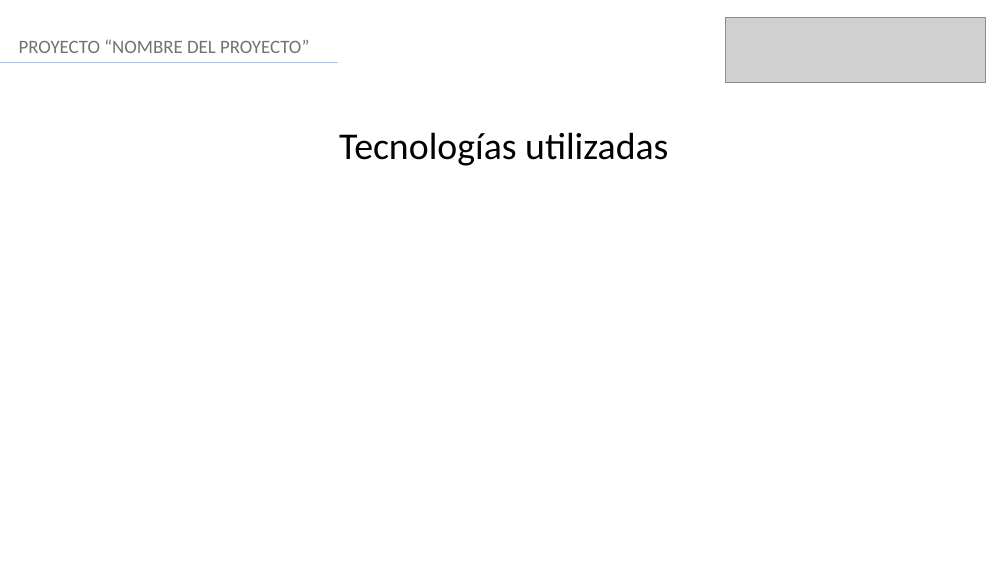
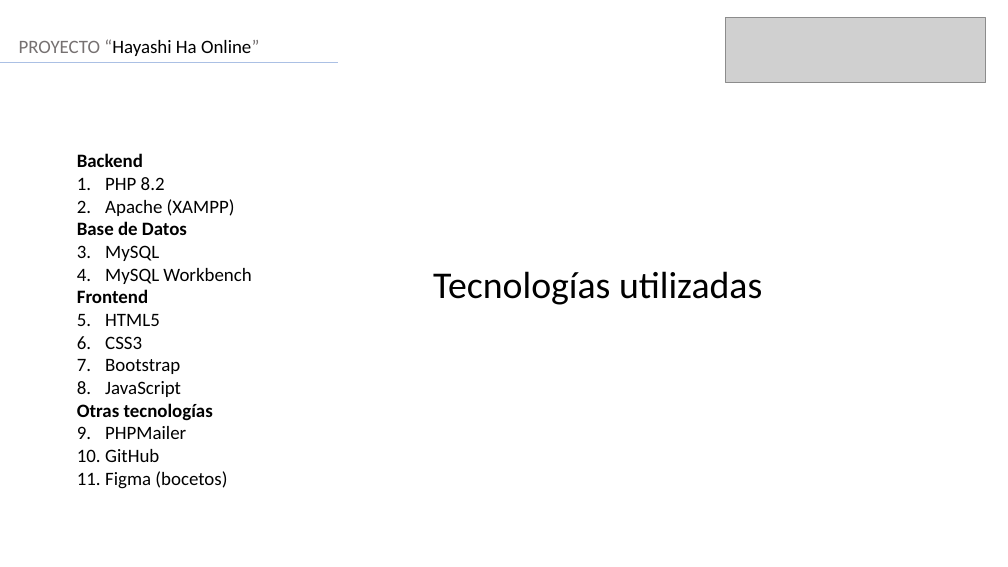
Before and after one commit to Ceidima/2025_PO_Capstone_708D_Grupo_6, a slide deck: slide 10 of Fase 3/Evidencias Proyecto/Formato Presentación final.pptx. Drawn at 1008x567 pixels with LibreOffice and Linux fonts; fonts in the diff are those of the drawing; grey boxes stand for pictures. Boxes give left, top, right and bottom in pixels: in the first picture for what was removed or moved away, otherwise in the second. Text is boxed around its words. In the diff, an @@ line names an element or a change of style, - is before the commit and + after.

```diff
--- a/Fase 3/Evidencias Proyecto/Formato Presentación final.pptx
+++ b/Fase 3/Evidencias Proyecto/Formato Presentación final.pptx
@@ text at box(19, 39, 259, 56): text changed; text colour #767171 to #000000 @@
-PROYECTO “NOMBRE DEL PROYECTO”
+PROYECTO “Hayashi Ha Online”
@@ text added at box(77, 153, 251, 489), 18 pt, text #000000 @@
+Backend
+1. PHP 8.2
+2. Apache (XAMPP)
+Base de Datos
+1. MySQL
+2. MySQL Workbench
+Frontend
+1. HTML5
+2. CSS3
+3. Bootstrap
+4. JavaScript
+Otras tecnologías
+1. PHPMailer
+2. GitHub
+3. Figma (bocetos)
@@ text "Tecnologías utilizadas": place and size @@
-text "Tecnologías utilizadas" at box(339, 132, 668, 166)
+text "Tecnologías utilizadas" at box(433, 271, 762, 305)
```
Also in this commit, not shown: 11 other slides changed, 1 slide added, 1 slide removed, 2 other files.
